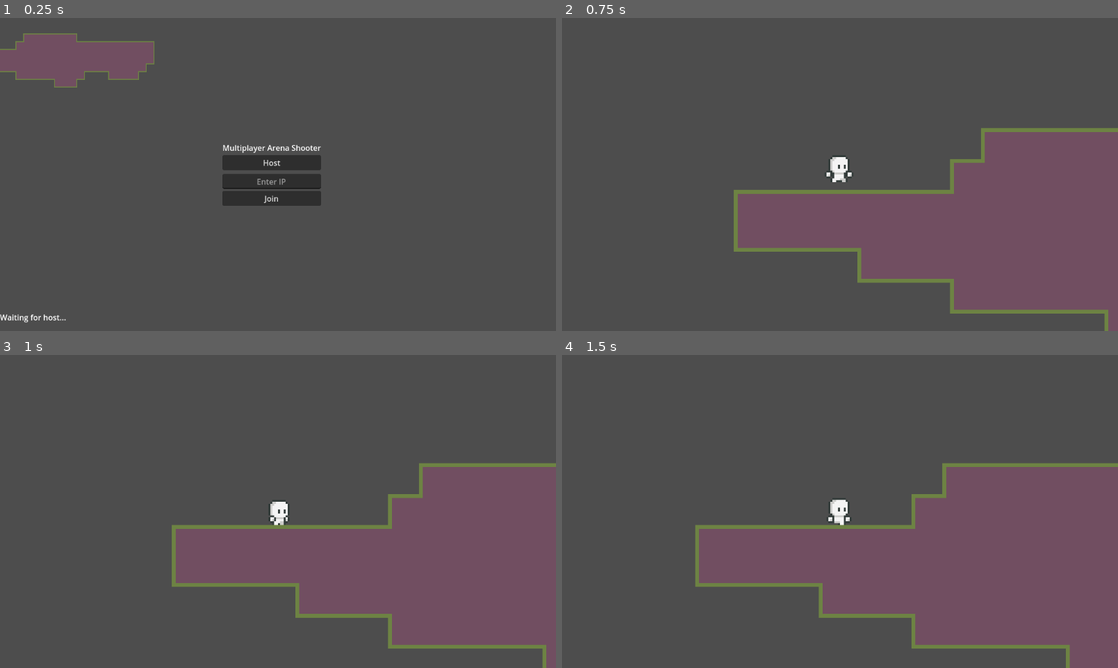
Above: before the commit, frames 1-4 (two rows, left to right).
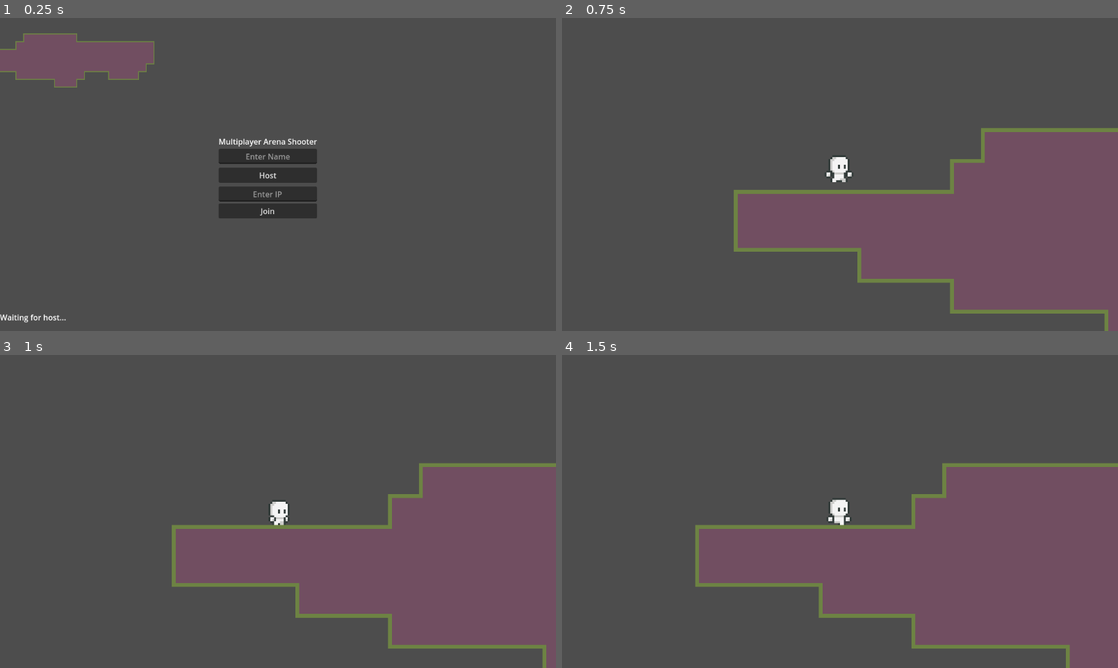
Above: after the commit, the same moments.

Repository: nerdcampdk/gamezone_mmo
Game: Godot game, scene res://game/game.tscn
Same seed, same stepped clock (60 frames per second), same inputs: the game is played once before the commit and once after it.
Inputs:
- Up to frame 1 (0.25 s): no input
- Up to frame 2 (0.75 s): click "Host" at 0.5 s
- Up to frame 3 (1 s): no input
- Up to frame 4 (1.5 s): hold D (right) from 1.28 s (still down)

The runs differ from the first frame. In frame 1, 2.4% of the frame differs, in the area x 39-58%, y 38-64%; in frame 2, nothing differs; in frame 3, nothing differs; in frame 4, nothing differs.
Error before the commit: Invalid call to utility function "str()". Expected 1 arguments. (res://game/game.gd:68)
Error after the commit: Invalid call to utility function "str()". Expected 1 arguments. (res://game/game.gd:71)

Commit message:
Added name tags

Diff:
--- a/game/game.gd
+++ b/game/game.gd
@@ -3,7 +3,8 @@
 
 @onready var multiplayer_ui = $UI/Multiplayer
 @onready var host_addr_label: Label = $UI/Ingame/VBoxContainer/HostAddrLabel
-@onready var join_ip_lineedit: LineEdit = $UI/Multiplayer/VBoxContainer/LineEdit
+@onready var join_ip_lineedit: LineEdit = $UI/Multiplayer/VBoxContainer/IPInput
+@onready var name_input: LineEdit = $UI/Multiplayer/VBoxContainer/NameInput
 
 const PLAYER = preload("res://player/player.tscn")
 
@@ -32,11 +33,13 @@
 	port = 25565
 	run_server()
 
+	Shared.player_name = name_input.text
 	$MultiplayerSpawner.spawn(multiplayer.get_unique_id())
 	multiplayer_ui.hide()
 	host_addr_label.text = get_local_ip()
 
 func _on_join_pressed():
+	Shared.player_name = name_input.text
 	var join_ip: String = join_ip_lineedit.text
 	if join_ip.is_empty():
 		join_ip_lineedit.placeholder_text = "Please enter IP"
--- a/game/game.tscn
+++ b/game/game.tscn
@@ -395,10 +395,10 @@
 anchors_preset = 15
 anchor_right = 1.0
 anchor_bottom = 1.0
-offset_left = -13.0
-offset_top = -1.0
-offset_right = -13.0
-offset_bottom = -1.0
+offset_left = -21.0
+offset_top = 5.0
+offset_right = -21.0
+offset_bottom = 5.0
 grow_horizontal = 2
 grow_vertical = 2
 
@@ -420,6 +420,14 @@
 layout_mode = 2
 text = "Multiplayer Arena Shooter"
 
+[node name="NameInput" type="LineEdit" parent="UI/Multiplayer/VBoxContainer"]
+layout_mode = 2
+placeholder_text = "Enter Name"
+alignment = 1
+
+[node name="VSplitContainer2" type="VSplitContainer" parent="UI/Multiplayer/VBoxContainer"]
+layout_mode = 2
+
 [node name="Host" type="Button" parent="UI/Multiplayer/VBoxContainer"]
 layout_mode = 2
 text = "Host"
@@ -427,7 +435,7 @@
 [node name="VSplitContainer" type="VSplitContainer" parent="UI/Multiplayer/VBoxContainer"]
 layout_mode = 2
 
-[node name="LineEdit" type="LineEdit" parent="UI/Multiplayer/VBoxContainer"]
+[node name="IPInput" type="LineEdit" parent="UI/Multiplayer/VBoxContainer"]
 layout_mode = 2
 placeholder_text = "Enter IP"
 alignment = 1
--- /dev/null
+++ b/game/shared.gd
@@ -0,0 +1,3 @@
+extends Node
+
+var player_name: String = "No Name"
--- a/player/player.gd
+++ b/player/player.gd
@@ -13,6 +13,7 @@
 		$Camera2D.enabled = false
 	else:
 		$Camera2D.enabled = true
+		$NameLabel.text = Shared.player_name
 
 func _physics_process(delta):
 	if !is_multiplayer_authority():
--- a/player/player.tscn
+++ b/player/player.tscn
@@ -131,6 +131,9 @@
 properties/3/path = NodePath("AnimatedSprite2D:flip_h")
 properties/3/spawn = true
 properties/3/replication_mode = 1
+properties/4/path = NodePath("NameLabel:text")
+properties/4/spawn = true
+properties/4/replication_mode = 1
 
 [node name="Player" type="CharacterBody2D"]
 collision_layer = 2
@@ -149,3 +152,19 @@
 
 [node name="Camera2D" type="Camera2D" parent="."]
 zoom = Vector2(4, 4)
+
+[node name="NameLabel" type="Label" parent="."]
+anchors_preset = 8
+anchor_left = 0.5
+anchor_top = 0.5
+anchor_right = 0.5
+anchor_bottom = 0.5
+offset_left = -20.0
+offset_top = -33.0
+offset_right = 20.0
+offset_bottom = -10.0
+grow_horizontal = 2
+grow_vertical = 2
+text = "Viktor"
+horizontal_alignment = 1
+vertical_alignment = 2
--- a/project.godot
+++ b/project.godot
@@ -14,6 +14,10 @@
 run/main_scene="res://game/game.tscn"
 config/features=PackedStringArray("4.4", "Forward Plus")
 config/icon="res://icon.svg"
+
+[autoload]
+
+Shared="*res://game/shared.gd"
 
 [display]
 
Not shown, added: game/shared.gd.uid
